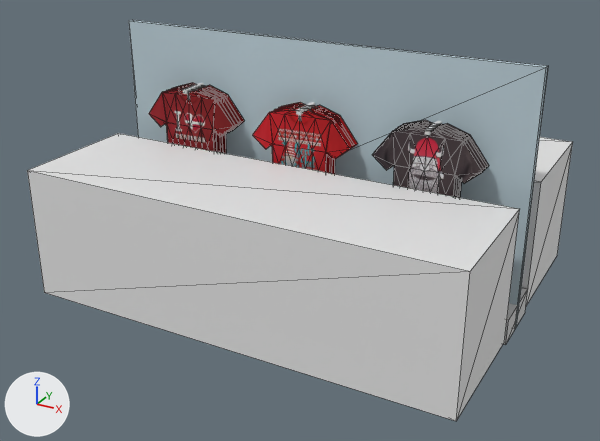
The glTF model theroom/excersizes/souvenirbutik/reol3.gltf: old version first, new version second.
Both versions are drawn from a 50 mm lens placed at (5.6, -10.57, 6.22), pointed at (-0.01, -0.38, 1.13). Arrows for +X, +Y and +Z are at lower left; the lights stay in place. Mesh edges are drawn as thin lines on the coarser meshes. Where no turn or scale is listed for an object, it has been applied to the vertices.
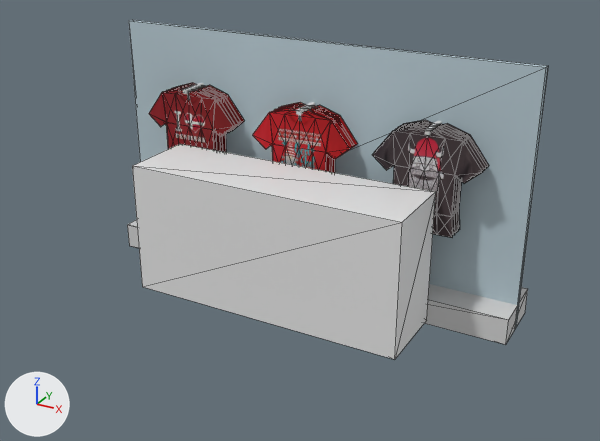
Location of each change, [x1, y1, x2, y2] in pixels of the pictures (600 x 441 px):
'front.zone.001', moved, rescaled (38% narrower, 25% shorter): before [27, 133, 519, 421]; after [132, 144, 436, 359]
'front.zone', moved, rescaled (not visible afterwards): before [521, 137, 573, 306]
'Cube.004', unchanged, uncovered by the edit: before [504, 287, 528, 345]; after [127, 220, 528, 345]

The edits, one by one:
Object 'front.zone' (ob_front_zone) moves from (0.0, 1.56, 1.06) to (0.01, 1.14, 1.06).
Object 'front.zone' (ob_front_zone) is rescaled from (3.31, 1.0, 1.0) to (2.18, 0.592, 1.0).
Object 'front.zone.001' (ob_front_zone_001) moves from (0.0, -1.56, 1.06) to (0.03, -1.1, 1.06).
Object 'front.zone.001' (ob_front_zone_001) is rescaled from (3.31, 1.0, 1.0) to (2.13, 0.587, 1.0).
